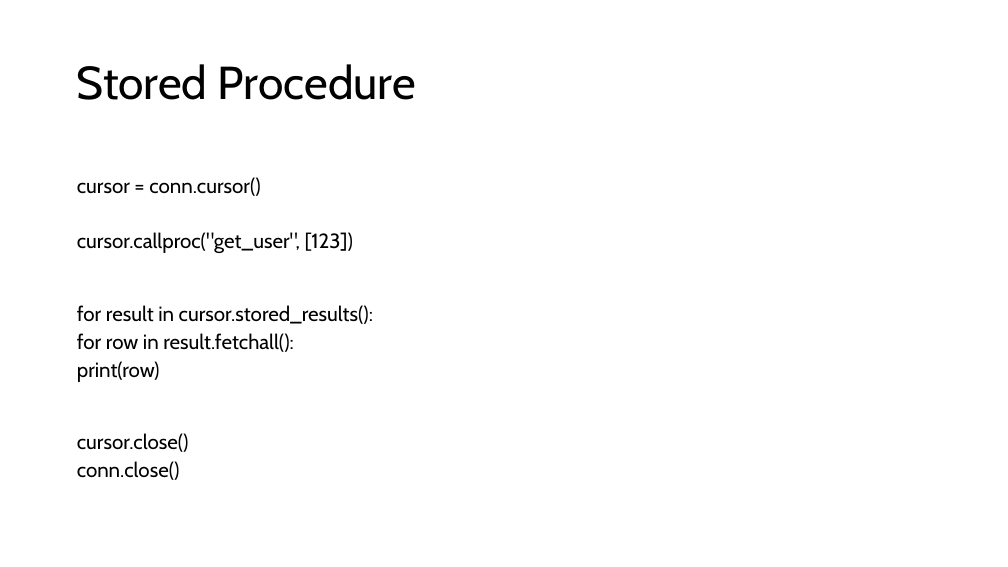
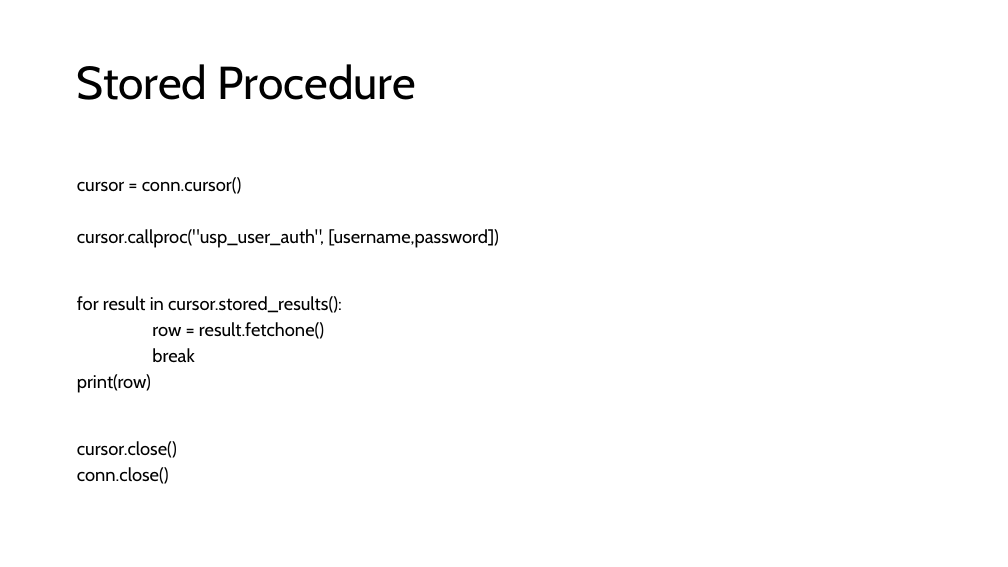
Before and after one commit to appjedi/youtube, a slide deck: slide 8 of SQL/SQL Python.pptx. Drawn at 1008x567 pixels with LibreOffice and Linux fonts; fonts in the diff are those of the drawing. Boxes give left, top, right and bottom in pixels: in the first picture for what was removed or moved away, otherwise in the second. Text is boxed around its words. In the diff, an @@ line names an element or a change of style, - is before the commit and + after.

```diff
--- a/SQL/SQL Python.pptx
+++ b/SQL/SQL Python.pptx
@@ text at (77, 177, 342, 484): size 19.6 to 17.5 pt in "cursor = conn.cursor()", "for result in cursor.stored_results():", "print(row)", "cursor.close()" and 1 more places @@
@@ text at (77, 229, 499, 248): text changed; size 19.6 to 17.5 pt @@
-cursor.callproc("get_user", [123])
+cursor.callproc("usp_user_auth", [username,password])
@@ text at (152, 322, 324, 362): text changed; size 19.6 to 17.5 pt @@
-for row in result.fetchall():
+row = result.fetchone()
+break
```
Also in this commit, not shown: 2 other files.
